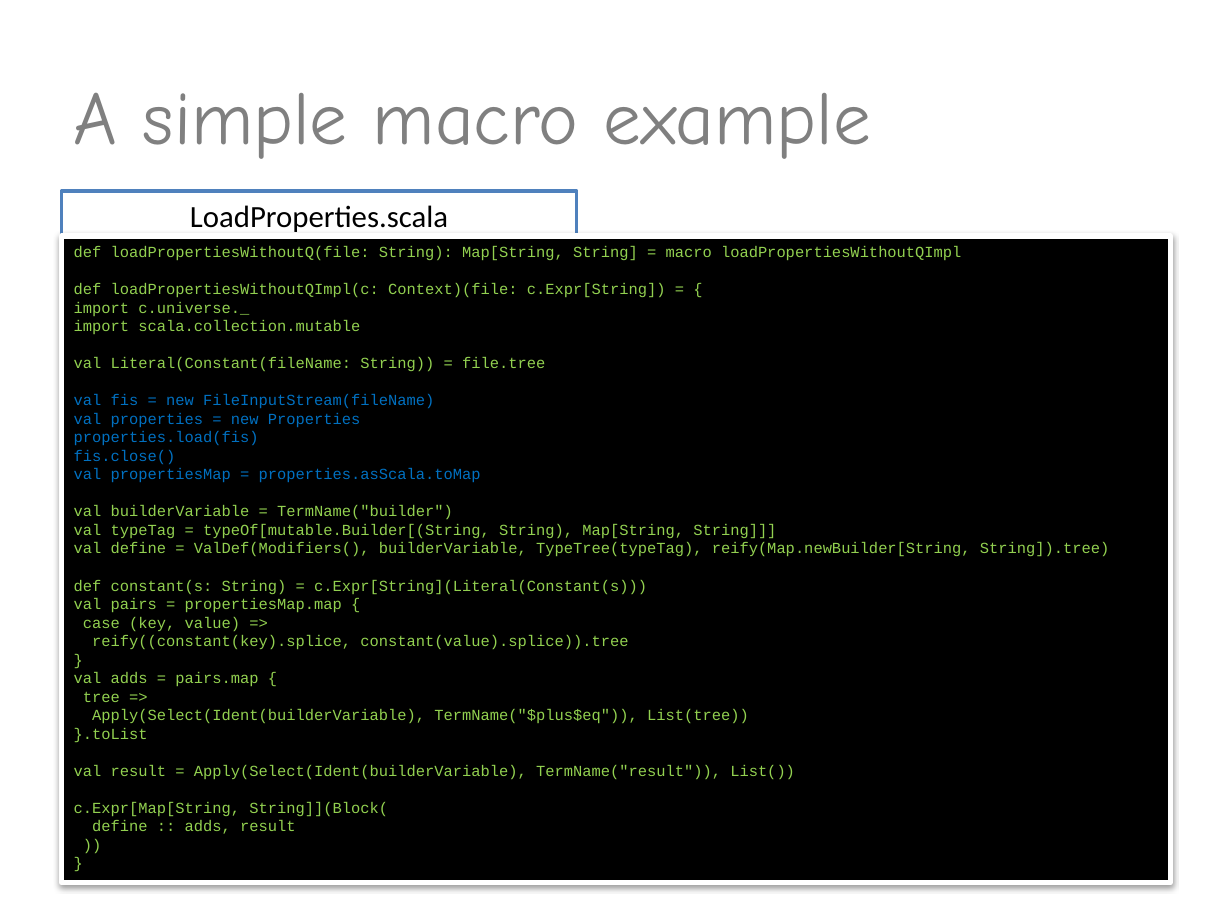
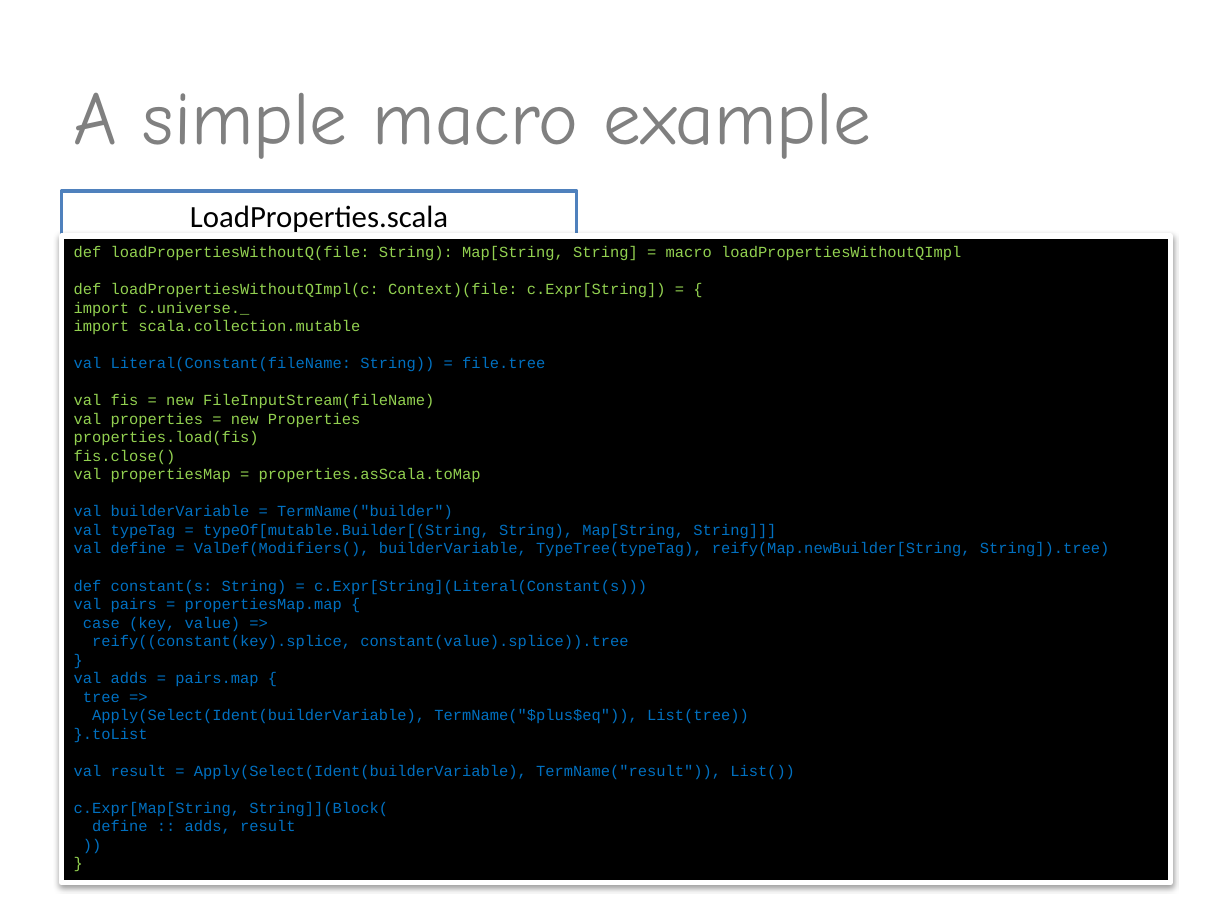
Before and after one commit to valdisxp1/scala-metaprograming-fun, a slide deck: slide 7 of Scala_metaprogramming.pptx. Drawn at 1232x924 pixels with LibreOffice and Linux fonts; fonts in the diff are those of the drawing. Boxes give left, top, right and bottom in pixels: in the first picture for what was removed or moved away, otherwise in the second. Text is boxed around its words. In the diff, an @@ line names an element or a change of style, - is before the commit and + after.

```diff
--- a/Scala_metaprogramming.pptx
+++ b/Scala_metaprogramming.pptx
@@ text in rectangle at (74,357,1109,834): text colour #92D050 to #0070C0 in "val Literal(Constant(fileName: String)) = file.tree", "val builderVariable = TermName("builder")", "val typeTag = typeOf[mutable.Builder[(String, String), Map[S ...", "val define = ValDef(Modifiers(), builderVariable, TypeTree(t ..." and 13 more places; text colour #0070C0 to #92D050 in "val fis = new FileInputStream(fileName)", "val properties = new Properties", "properties.load(fis)", "fis.close()" and 1 more places @@
```
Also in this commit, not shown: 3 other slides changed.
